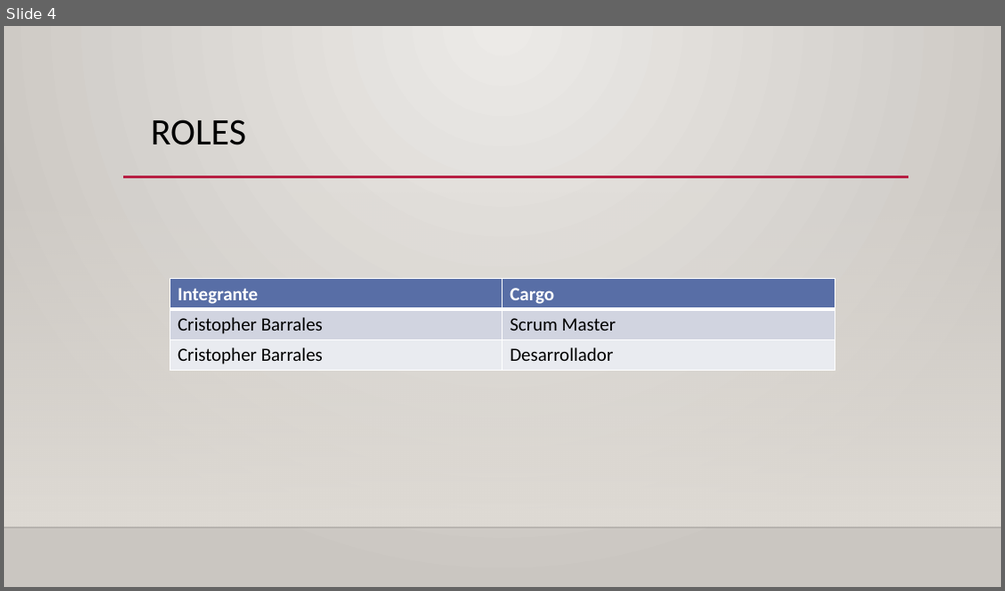
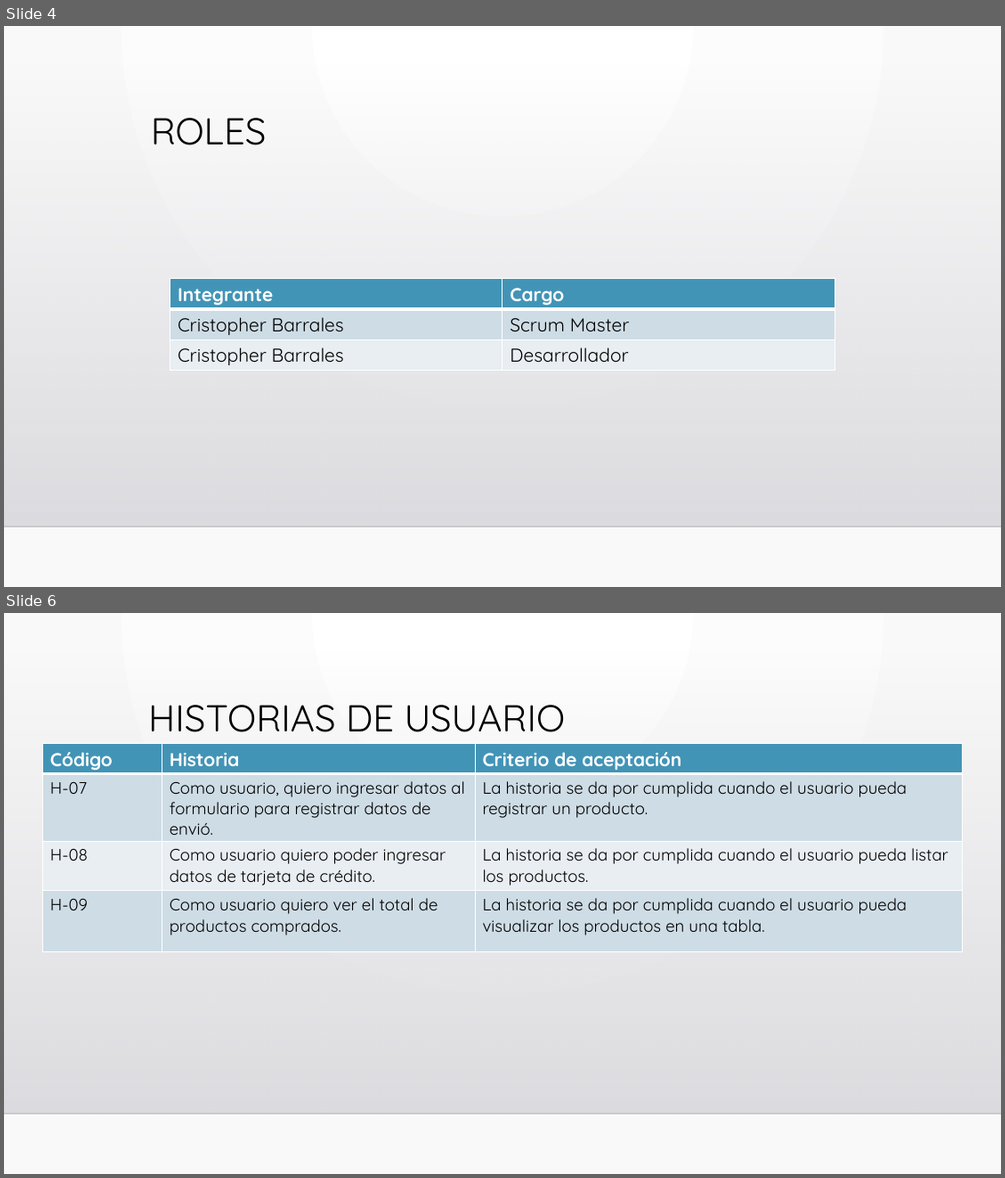
Before and after one commit to cbarralesp/tiendaevaluacion3, a slide deck: PRESENTACION DE EVALUACION.pptx. Shown one above the other, each under a label of ours: slide 4 before the commit, slides 4 and 6 after it; the slides between them are not shown. The pictures are 1005x591 and 1005x1178 pixels, drawn with LibreOffice and Linux fonts; fonts in the diff are those of the drawing; background and template pictures are left out. Boxes give left, top, right and bottom in pixels: in the first picture for what was removed or moved away, otherwise in the second. Text is boxed around its words. In the diff, an @@ line names an element or a change of style, - is before the commit and + after.

```diff
--- a/PRESENTACION DE EVALUACION.pptx
+++ b/PRESENTACION DE EVALUACION.pptx
@@ slide 6 added at (x1=4, y1=613, x2=1001, y2=1174), background gradient #FFFFFF to #FAFAFA; not listed: 2 template elements that a slide beside it also shows @@
@@ text added at (x1=148, y1=705, x2=566, y2=732), 36 pt, text #000000 @@
+HISTORIAS DE USUARIO
@@ table added at (x1=43, y1=744, x2=963, y2=952), 4 rows, 3 columns @@
+Código | Historia | Criterio de aceptación
+H-07 | Como usuario, quiero ingresar datos al formulario para registrar datos de envió. | La historia se da por cumplida cuando el usuario pueda registrar un producto.
+H-08 | Como usuario quiero poder ingresar datos de tarjeta de crédito. | La historia se da por cumplida cuando el usuario pueda listar los productos.
+H-09 | Como usuario quiero ver el total de productos comprados. | La historia se da por cumplida cuando el usuario pueda visualizar los productos en una tabla.
@@ slide 4 changed as well @@
@@ background gradient #ECEAE7 to #CAC7C1 to gradient #FFFFFF to #FAFAFA @@
@@ rectangle resized from (x1=4, y1=192, x2=1001, y2=527) to (x1=4, y1=64, x2=1001, y2=526) @@
@@ rectangle at (x1=4, y1=64, x2=1001, y2=526): fill gradient #DFDBD5 to gradient #DCDCE0 to #DEDEE2 @@
@@ text "ROLES" at (x1=151, y1=118, x2=267, y2=145): font Calibri to Quicksand @@
@@ line removed from (123, 177) to (909, 177) @@
@@ table at (x1=170, y1=279, x2=834, y2=370) @@
@@ fill #586EA6 to #4294B6 in row 1 @@
@@ fill #D1D5E1 to #CFDCE5 in row 2 @@
@@ fill #EAEBF1 to #E9EEF3 in row 3 @@
@@ font Calibri to Quicksand @@
```
Also in this commit, not shown: 7 other slides changed, 3 other slides added, 14 other files.
